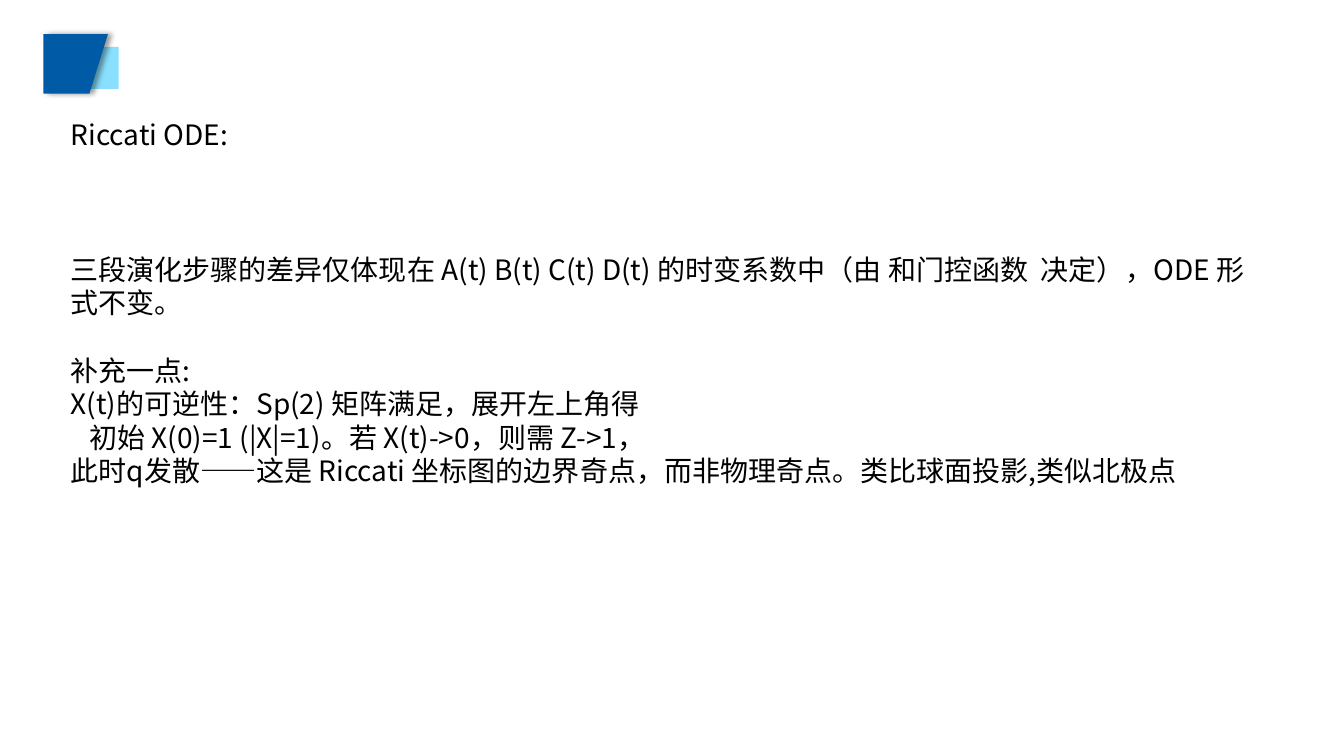
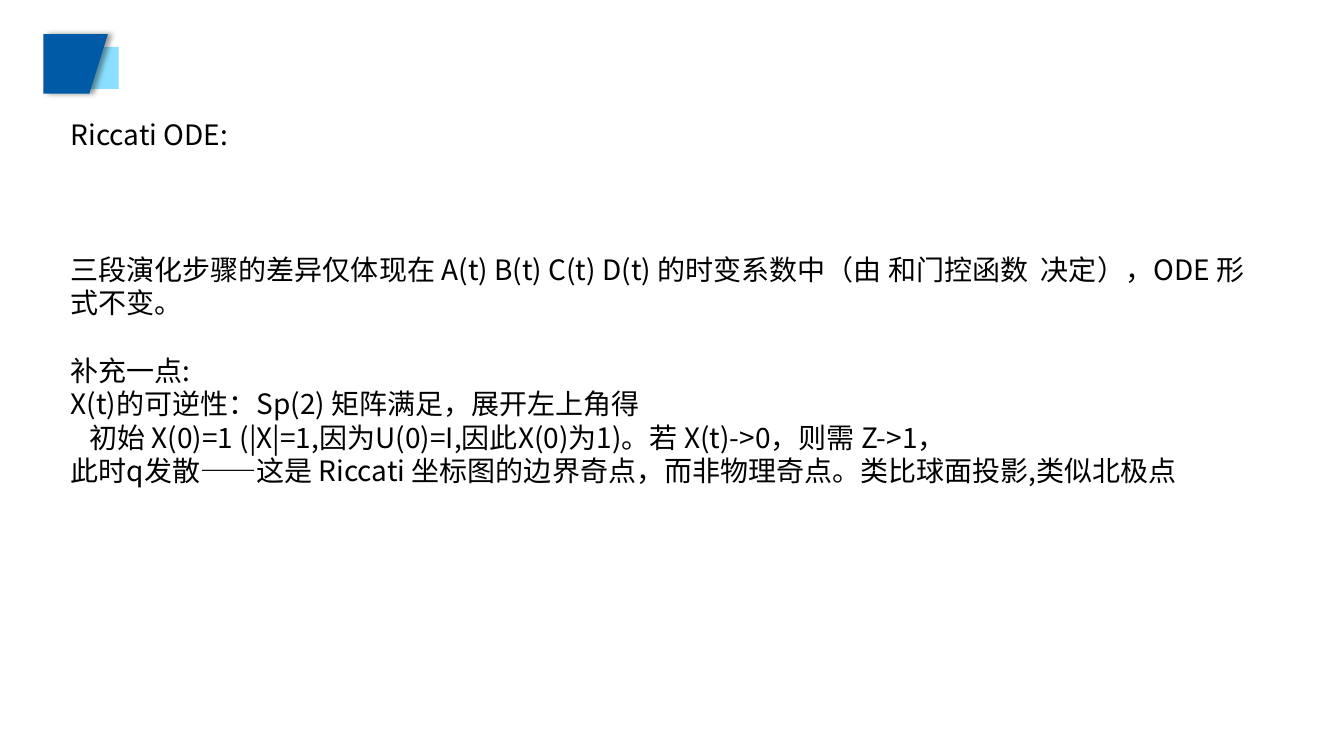
Before and after one commit to Asice-Cloud/quantummmm, a slide deck: slide 14 of ode1/102.pptx (slide 13 before the commit). Drawn at 1344x756 pixels with LibreOffice and Linux fonts; fonts in the diff are those of the drawing. Boxes give left, top, right and bottom in pixels: in the first picture for what was removed or moved away, otherwise in the second. Text is boxed around its words. In the diff, an @@ line names an element or a change of style, - is before the commit and + after.

```diff
--- a/ode1/102.pptx
+++ b/ode1/102.pptx
@@ text at [89, 420, 946, 456]: text changed @@
-初始 X(0)=1 (|X|=1)。若 X(t)->0，则需 Z->1，
+初始 X(0)=1 (|X|=1,因为U(0)=I,因此X(0)为1)。若 X(t)->0，则需 Z->1，
```
Also in this commit, not shown: 5 other slides changed, 5 slides added, 37 other files.
